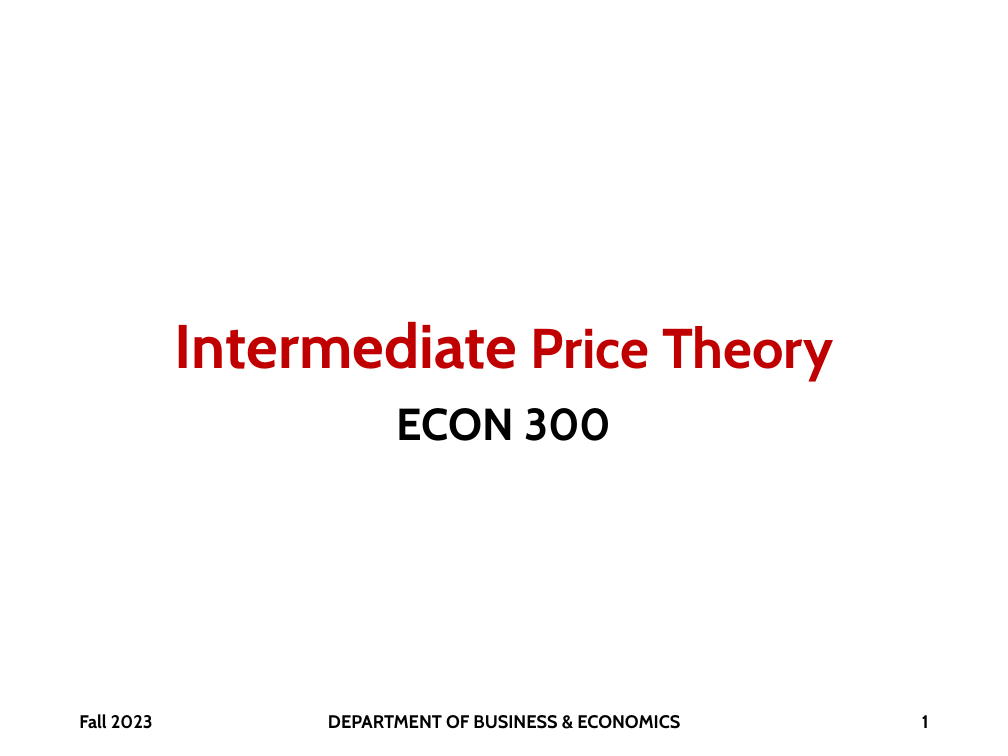
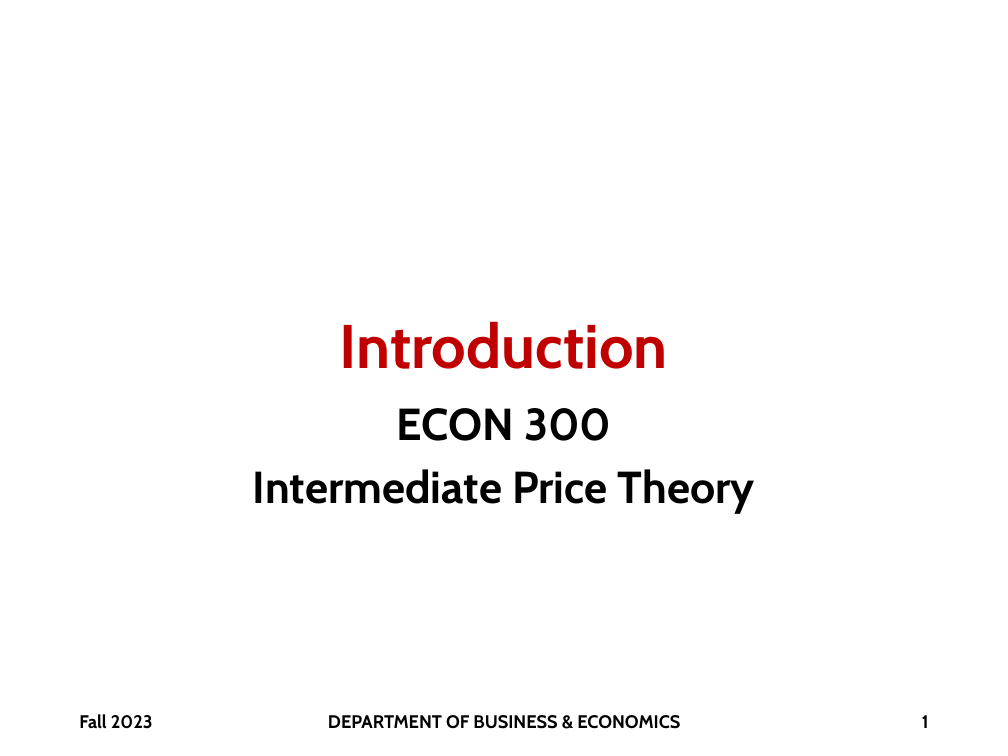
Before and after one commit to brianhwpark/brianhwpark.github.io, a slide deck: slide 1 of files/ppt/monmouthcollege-econ-300/ECON300-LEC01.pptx. Drawn at 1008x756 pixels with LibreOffice and Linux fonts; fonts in the diff are those of the drawing; background and template pictures are left out. Boxes give left, top, right and bottom in pixels: in the first picture for what was removed or moved away, otherwise in the second. Text is boxed around its words. In the diff, an @@ line names an element or a change of style, - is before the commit and + after.

```diff
--- a/files/ppt/monmouthcollege-econ-300/ECON300-LEC01.pptx
+++ b/files/ppt/monmouthcollege-econ-300/ECON300-LEC01.pptx
@@ title at (340, 321, 668, 369): text changed @@
-Intermediate Price Theory
+Introduction
@@ subtitle at (253, 469, 755, 513): paragraph added @@
+Intermediate Price Theory
```
Also in this commit, not shown: 10 other slides changed, 3 other files.
